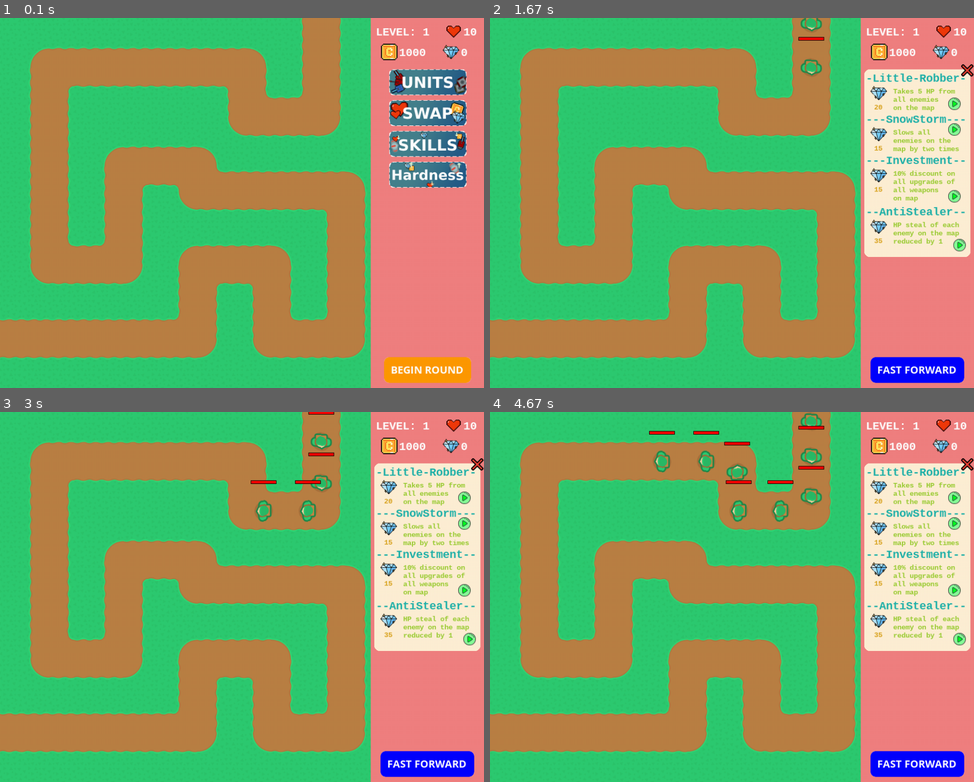
Above: before the commit, frames 1-4 (two rows, left to right).
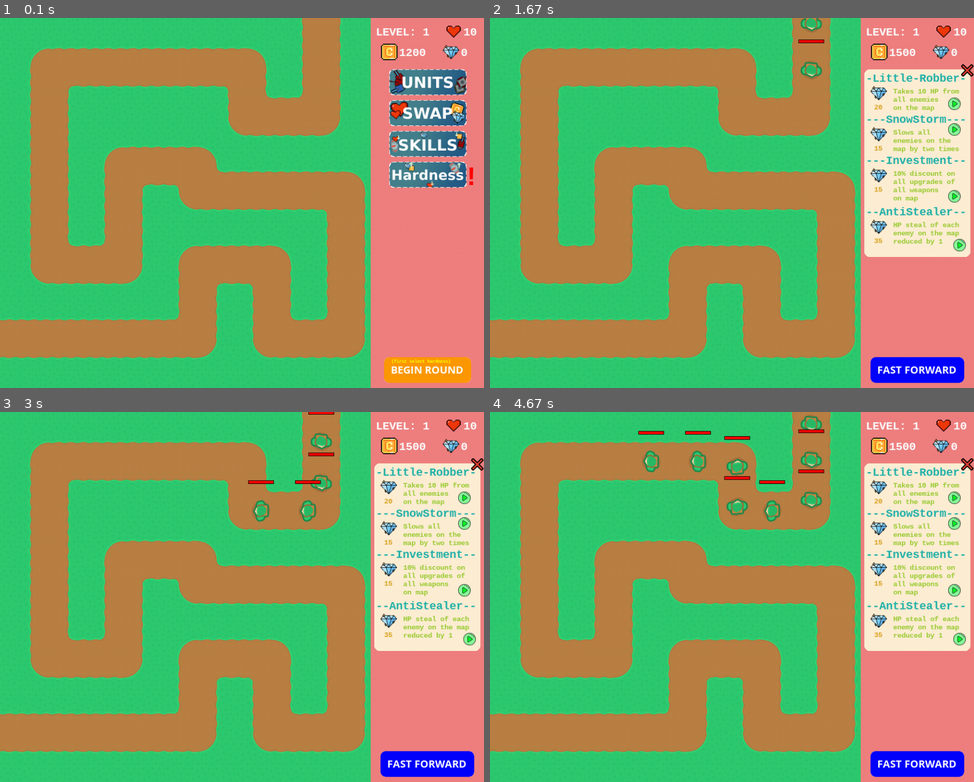
Above: after the commit, the same moments.

Repository: 21kery21/MyFirstPygameGame
Game: pygame game, started from TD/P1/main.py
The game is run twice, just before and just after one commit, with the same random seed, the same clock (stepped at 60 frames per second) and the same inputs.
Inputs (mouse positions are in pixels of both pictures, inside the frame that each line leads up to):
- Up to frame 1 (0.1 s): no input
- Up to frame 2 (1.67 s): click (915, 173) at 0.38 s, where only the run after the commit has a clickable "!"; click (882, 177) at 0.72 s; click (915, 369) at 1.05 s; click (915, 143) at 1.38 s
- Up to frame 3 (3 s): click (251, 471) at 1.88 s
- Up to frame 4 (4.67 s): click (915, 763) at 3.22 s; click (915, 763) at 4.55 s

The runs differ from the first frame. In frame 1, 0.1% of the frame differs, in the area x 81-98%, y 8-94%; in frame 2, 0.3%; in frame 3, 0.2%; in frame 4, 2.1%, in the area x 30-97%, y 0-30%.

Commit message:
updated difficulty system + balanced enemies waves

Diff:
--- a/TD/P1/accelerator_data.py
+++ b/TD/P1/accelerator_data.py
@@ -2,20 +2,20 @@
   {
     #1
     "range": 60,
-    "acceleration": 250,
+    "acceleration": 300,
     "upgrade_cost": 0
   },
   {
     #2
     "range": 90,
-    "acceleration": 350,
-    "upgrade_cost": 250
+    "acceleration": 500,
+    "upgrade_cost": 200
   },
   {
     #3
     "range": 120,
-    "acceleration": 500,
-    "upgrade_cost": 400
+    "acceleration": 700,
+    "upgrade_cost": 300
   },
   {
     #fix one bag
--- a/TD/P1/constants.py
+++ b/TD/P1/constants.py
@@ -27,16 +27,16 @@
 BOSS_SUPER_COOLDOWN = 2000
 #GAME VALUES
 HEALTH = 10
-MONEY_L = [800, 1000, 1200]
+MONEY_L = [1000, 1200, 1400]
 MONEY = r.choice(MONEY_L)
 DIAMONDS = 0
-LEVEL_COMPLETE_REWARD = r.randint(level*30 + 100, level*30 + 150)
+LEVEL_COMPLETE_REWARD = r.randint(level*20 + 100, level*20 + 150)
 #UNITS BUY COST
 TURRET_COST = 200
 SNIPER_COST = 300
 FREEZE_COST = 350
-MAGMA_COST = 500
-ACCELERATOR_COST = 450
+MAGMA_COST = 450
+ACCELERATOR_COST = 400
 #GAME MODE ENEMY BOOSTS
 ENEMY_SPEED_GM_BOOST = 1
 ENEMY_HEALTH_GM_BOOST = 1
--- a/TD/P1/enemy.py
+++ b/TD/P1/enemy.py
@@ -174,17 +174,17 @@
 
   def update_properties(self):
     if self.HP_boosted == 0:
-      if self.cost <= 12:
+      if self.cost <= 24:
         self.HP_boosted += 1
         self.max_health = self.max_health + c.ENEMY_HEALTH_GM_BOOST
         self.health = self.max_health
         self.speed = self.org_speed * c.ENEMY_SPEED_GM_BOOST
-      elif 15 <= self.cost <= 20:
+      elif 25 <= self.cost <= 30:
         self.HP_boosted += 1
         self.max_health = self.max_health + 5*c.ENEMY_HEALTH_GM_BOOST
         self.health = self.max_health
         self.speed = self.org_speed * c.ENEMY_SPEED_GM_BOOST
-      elif self.cost == 250 or self.cost == 300:
+      elif self.cost == 150 or self.cost == 300:
         self.HP_boosted += 1
         self.max_health = self.max_health + c.BOSSES_HEALTH_GM_BOOST
         self.health = self.max_health
--- a/TD/P1/enemy_data.py
+++ b/TD/P1/enemy_data.py
@@ -14,7 +14,7 @@
   },
   {
     #2
-    "weak": r.randint(25, 30),
+    "weak": r.randint(15, 30),
     "medium": 0,
     "strong": 0,
     "elite": 0,
@@ -25,7 +25,7 @@
   {
     #3
     "weak": 0,
-    "medium": r.randint(10, 12),
+    "medium": r.randint(7, 10),
     "strong": 0,
     "elite": 0,
     "boss": 0,
@@ -34,7 +34,7 @@
   },
   {
     #4
-    "weak": r.randint(25, 35),
+    "weak": r.randint(15, 20),
     "medium": r.randint(12, 15),
     "strong": 0,
     "elite": 0,
@@ -44,8 +44,8 @@
   },
   {
     #5
-    "weak": r.randint(7, 10),
-    "medium": r.randint(3, 5),
+    "weak": r.randint(12, 15),
+    "medium": r.randint(7, 10),
     "strong": 0,
     "elite": 0,
     "boss": 1,
@@ -54,49 +54,49 @@
   },
   {
     #6
-    "weak": r.randint(10, 15),
-    "medium": r.randint(7, 10),
-    "strong": r.randint(3, 5),
+    "weak": 0,
+    "medium": 0,
+    "strong": r.randint(7, 10),
+    "elite": 0,
+    "boss": 0,
+    "SP_boss": 0,
+    "MG_boss": 0
+  },
+  {
+    #7
+    "weak": 0,
+    "medium": r.randint(20, 25),
+    "strong": r.randint(5, 7),
     "elite": 0,
     "boss": 1,
     "SP_boss": 0,
     "MG_boss": 0
   },
   {
-    #7
-    "weak": r.randint(17, 25),
-    "medium": r.randint(15, 20),
-    "strong": r.randint(5, 7),
-    "elite": 0,
-    "boss": 1,
-    "SP_boss": 0,
-    "MG_boss": 0
-  },
-  {
     #8
-    "weak": r.randint(10, 12),
+    "weak": 0,
+    "medium": r.randint(25, 30),
+    "strong": r.randint(7, 10),
+    "elite": 0,
+    "boss": 0,
+    "SP_boss": 0,
+    "MG_boss": 0
+  },
+  {
+    #9
+    "weak": 0,
+    "medium": r.randint(25, 30),
+    "strong": r.randint(12, 17),
+    "elite": 0,
+    "boss": 0,
+    "SP_boss": 0,
+    "MG_boss": 0
+  },
+  {
+    #10
+    "weak": 0,
     "medium": r.randint(12, 15),
-    "strong": r.randint(5, 7),
-    "elite": 0,
-    "boss": 1,
-    "SP_boss": 0,
-    "MG_boss": 0
-  },
-  {
-    #9
-    "weak": r.randint(12, 15),
-    "medium": r.randint(12, 15),
-    "strong": r.randint(7, 10),
-    "elite": 0,
-    "boss": 1,
-    "SP_boss": 0,
-    "MG_boss": 0
-  },
-  {
-    #10
-    "weak": r.randint(20, 30),
-    "medium": r.randint(15, 25),
-    "strong": r.randint(5, 7),
+    "strong": r.randint(12, 15),
     "elite": 0,
     "boss": 0,
     "SP_boss": 1,
@@ -104,52 +104,52 @@
   },
   {
     #11
-    "weak": r.randint(5, 15),
-    "medium": r.randint(7, 12),
-    "strong": r.randint(5, 7),
-    "elite": r.randint(3, 5),
+    "weak": 0,
+    "medium": 0,
+    "strong": 0,
+    "elite": r.randint(12, 15),
+    "boss": 0,
+    "SP_boss": 0,
+    "MG_boss": 0
+  },
+  {
+    #12
+    "weak": 0,
+    "medium": 0,
+    "strong": r.randint(15, 20),
+    "elite": r.randint(12, 15),
+    "boss": 0,
+    "SP_boss": 0,
+    "MG_boss": 0
+  },
+  {
+    #13
+    "weak": 0,
+    "medium": r.randint(20, 25),
+    "strong": r.randint(10, 12),
+    "elite": r.randint(7, 10),
+    "boss": 0,
+    "SP_boss": 1,
+    "MG_boss": 0
+  },
+  {
+    #14
+    "weak": 0,
+    "medium": 0,
+    "strong": r.randint(15, 20),
+    "elite": r.randint(15, 20),
     "boss": 1,
     "SP_boss": 1,
     "MG_boss": 0
   },
   {
-    #12
-    "weak": r.randint(5, 15),
-    "medium": r.randint(7, 12),
-    "strong": r.randint(5, 7),
-    "elite": r.randint(3, 5),
-    "boss": 2,
-    "SP_boss": 1,
-    "MG_boss": 0
-  },
-  {
-    #13
-    "weak": 20,
-    "medium": 0,
-    "strong": r.randint(7, 12),
-    "elite": r.randint(3, 5),
-    "boss": 1,
-    "SP_boss": 2,
-    "MG_boss": 0
-  },
-  {
-    #14
-    "weak": 15,
-    "medium": 15,
-    "strong": r.randint(15, 20),
-    "elite": r.randint(10, 12),
-    "boss": 2,
-    "SP_boss": 2,
-    "MG_boss": 0
-  },
-  {
     #15
     "weak": 0,
     "medium": 0,
-    "strong": r.randint(15, 25),
-    "elite": r.randint(12, 15),
-    "boss": 1,
-    "SP_boss": 1,
+    "strong": r.randint(20, 25),
+    "elite": r.randint(20, 25),
+    "boss": 0,
+    "SP_boss": 0,
     "MG_boss": 1
   }
 ]
@@ -160,55 +160,55 @@
     "weak": {
     "health": 10,                             #Health amount
     "speed": 2,                               #Speed of movement
-    "cost": r.randint(4, 5),                  #Kill reward (coins)
+    "cost": r.randint(7, 10),                  #Kill reward (coins)
     "unfreeznes": 1,                          #Freezing protection (1 - none, 0.8 - 20% (1 - 0.8 = 0.2 = 20%) freezing protection, 0 - full protection)
     "HP_steal": 1,                            #Amount of HP what will be stealed after the end of way
-    "weights": [0.8, 0.1, 0.07, 0.03],
+    "weights": [0.85, 0.1, 0.03, 0.02],
     "DMND_BONUS": [0, 1]
   },
     "medium": {
     "health": 15,
     "speed": 3,
-    "cost": r.randint(7, 10),
+    "cost": r.randint(12, 15),
     "unfreeznes": 1,
     "HP_steal": 1,
-    "weights": [0.7, 0.15, 0.1, 0.05],
+    "weights": [0.75, 0.15, 0.05, 0.05],
     "DMND_BONUS": [0, 1]
   },
     "strong": {
     "health": 25,
     "speed": 4,
-    "cost": r.randint(12, 15),
+    "cost": r.randint(20, 24),
     "unfreeznes": r.randint(7, 9) * 0.1,
     "HP_steal": 1,
-    "weights": [0.6, 0.2, 0.15, 0.05],
+    "weights": [0.75, 0.15, 0.05, 0.05],
     "DMND_BONUS": [0, 1]
   },
     "elite": {
     "health": 50,
     "speed": 1.7,
-    "cost": r.randint(20, 25),
-    "unfreeznes": r.randint(5, 7) * 0.1,
+    "cost": r.randint(25, 30),
+    "unfreeznes": r.randint(7, 9) * 0.1,
     "HP_steal": 2,
-    "weights": [0.3, 0.4, 0.2, 0.1],
+    "weights": [0.7, 0.2, 0.05, 0.05],
     "DMND_BONUS": [0, 1]
   },
     "boss": {
-    "health": 250,
+    "health": 150,
     "speed": 2,
     "cost": 150,
     "unfreeznes": 0,
     "HP_steal": 3,
-    "weights": [0, 0.3, 0.3, 0.4],
+    "weights": [0, 0.6, 0.3, 0.1],
     "DMND_BONUS": [1, 2]
   },
     "SP_boss": {
     "health": 300,
     "speed": 3,
     "cost": 300,
-    "unfreeznes": r.randint(1, 3) * 0.1,
+    "unfreeznes": r.randint(2, 3) * 0.1,
     "HP_steal": 5,
-    "weights": [0, 0.1, 0.1, 0.8],
+    "weights": [0, 0.5, 0.3, 0.2],
     "DMND_BONUS": [2, 3]
 },
     "MG_boss": {
@@ -217,6 +217,6 @@
     "cost": 1000,
     "unfreeznes": 0,
     "HP_steal": 10,
-    "weights": [0, 0, 0, 0],
-    "DMND_BONUS": [0, 0]
+    "weights": [0, 0, 0, 1],
+    "DMND_BONUS": [3, 3]
 }}
--- a/TD/P1/magma_data.py
+++ b/TD/P1/magma_data.py
@@ -11,14 +11,14 @@
     "range": 150,
     "cooldown": 1500,
     "damage": 3,
-    "upgrade_cost": 250
+    "upgrade_cost": 200
   },
   {
     #3
     "range": 190,
     "cooldown": 1800,
     "damage": 4,
-    "upgrade_cost": 400
+    "upgrade_cost": 350
   },
   {
     #fix one bag
--- a/TD/P1/main.py
+++ b/TD/P1/main.py
@@ -148,6 +148,7 @@
 upgrd_cost_font = pg.font.SysFont("Consolas", 10, bold = True)
 Ifont = pg.font.SysFont("Consolas", 16, bold = True)
 large_font = pg.font.SysFont("Consolas", 36)
+S_font = pg.font.SysFont("Consolas", 56, bold = True)
 
 #function for outputting text onto the screen
 def draw_text(text, font, text_col, x, y):
@@ -432,7 +433,7 @@
   if game_over == False:
     #check if the level has been started or not
     if level_started == False:
-      if begin_button.draw(screen):
+      if begin_button.draw(screen) and (show_ez == False or show_av == False or show_df == False):
         show_gm_meny_rect = False
         show_gm_meny_exit = False
         level_started = True
@@ -440,7 +441,7 @@
       #fast forward option
       world.game_speed = 1
       if fast_forward_button.draw(screen):
-        world.game_speed = 2
+        world.game_speed = 3
       #spawn enemies
       if pg.time.get_ticks() - last_enemy_spawn > SP_CD:
         if world.spawned_enemies - world.spawned_minions < len(world.enemy_list):
@@ -476,7 +477,7 @@
       world.process_enemies()
 
     #check player time glitching with coins
-    if world.money < 0:
+    if world.money < 0 and world.health > 0:
       world.money += 100
       world.health -= 1
     #fix minus HP visual bag
@@ -486,6 +487,9 @@
 
 
     #~draw and use buttons####################################################################
+    if show_ez == True and show_av == True and show_df == True:
+      draw_text("!", S_font, "red", c.SCREEN_WIDTH + 180, 282)
+      draw_text("(first select hardness)", upgrd_cost_font, "yellow", c.SCREEN_WIDTH + 40, 663)
     if show_buy_meny_rect == False and show_skills_meny_rect == False and show_swap_meny_rect == False and world.level == 1 and level_started == False:
       if gm_menu_button.draw(screen):
         show_gm_meny_rect = True
@@ -494,7 +498,7 @@
     if show_gm_meny_rect == True:
       pg.draw.rect(screen, "papayawhip", (c.SCREEN_WIDTH + 7, 100, c.SIDE_PANEL - 14, 300), border_radius=10)
       draw_text("----Easiest----", text_font, "lightseagreen", c.SCREEN_WIDTH + 10, 105)
-      draw_text("Easiest difficulty to familiarize yourself \nwith the basic techniques of \nthe game (without enemy boosts)", upgrd_cost_font, "yellowgreen", c.SCREEN_WIDTH + 12, 130)
+      draw_text("Easiest difficulty to familiarize\nyourself with the basic techniques\nof the game (without enemy boosts)", upgrd_cost_font, "yellowgreen", c.SCREEN_WIDTH + 9, 130)
       draw_text("----Average----", text_font, "lightseagreen", c.SCREEN_WIDTH + 10, 180)
       draw_text("Default difficulty to play (small\nspeed and health enemy boost)", upgrd_cost_font, "yellowgreen", c.SCREEN_WIDTH + 12, 205)
       draw_text("---Difficult---", text_font, "lightseagreen", c.SCREEN_WIDTH + 10, 245)
@@ -521,26 +525,35 @@
           c.BOSSES_HEALTH_GM_BOOST = 0
           c.BOSS_RANGE = 140
           c.REGENERATION = 0
+          if cheakunits == 0:
+            c.MONEY = r.choice(c.MONEY_L)
+            world.money = c.MONEY
           show_ez = False
           show_av = True
           show_df = True
       if show_av == True:
         if IIselect_button.draw(screen):
           c.ENEMY_SPEED_GM_BOOST = 1.15
-          c.ENEMY_HEALTH_GM_BOOST = 3
+          c.ENEMY_HEALTH_GM_BOOST = 2
           c.BOSSES_HEALTH_GM_BOOST = 25
           c.BOSS_RANGE = 150
           c.REGENERATION = 0
+          if cheakunits == 0:
+            c.MONEY = r.choice(c.MONEY_L) + 300
+            world.money = c.MONEY
           show_ez = True
           show_av = False
           show_df = True
       if show_df == True:
         if IIIselect_button.draw(screen):
           c.ENEMY_SPEED_GM_BOOST = 1.3
-          c.ENEMY_HEALTH_GM_BOOST = 5
-          c.BOSSES_HEALTH_GM_BOOST = 50
+          c.ENEMY_HEALTH_GM_BOOST = 3
+          c.BOSSES_HEALTH_GM_BOOST = 35
           c.BOSS_RANGE = 160
           c.REGENERATION = 0.5
+          if cheakunits == 0:
+            c.MONEY = r.choice(c.MONEY_L) + 500
+            world.money = c.MONEY
           show_ez = True
           show_av = True
           show_df = False
@@ -583,7 +596,7 @@
     if show_skills_meny_rect == True:
       pg.draw.rect(screen, "papayawhip", (c.SCREEN_WIDTH + 7, 100, c.SIDE_PANEL - 14, 365), border_radius=10)
       draw_text("-Little-Robber-", text_font, "lightseagreen", c.SCREEN_WIDTH + 10, 105)
-      draw_text("Takes 5 HP from\nall enemies\non the map", Ifont, "yellowgreen", c.SCREEN_WIDTH + 63, 135)
+      draw_text("Takes 10 HP from\nall enemies\non the map", Ifont, "yellowgreen", c.SCREEN_WIDTH + 63, 135)
       screen.blit(diamond_image, (c.SCREEN_WIDTH + 19, 130))
       draw_text("20", Ifont, "goldenrod", c.SCREEN_WIDTH + 26, 166)
       draw_text("---SnowStorm---", text_font, "lightseagreen", c.SCREEN_WIDTH + 10, 185)
@@ -608,7 +621,7 @@
         if world.diamonds >= 20:
           world.diamonds -= 20
           for enemy in enemy_group:
-            enemy.health -= 5
+            enemy.health -= 10
 
       if IIuse_button.draw(screen):
         if world.diamonds >= 15:
Binary file changed: TD/P1/assets/images/gui/accelerator_info.png
